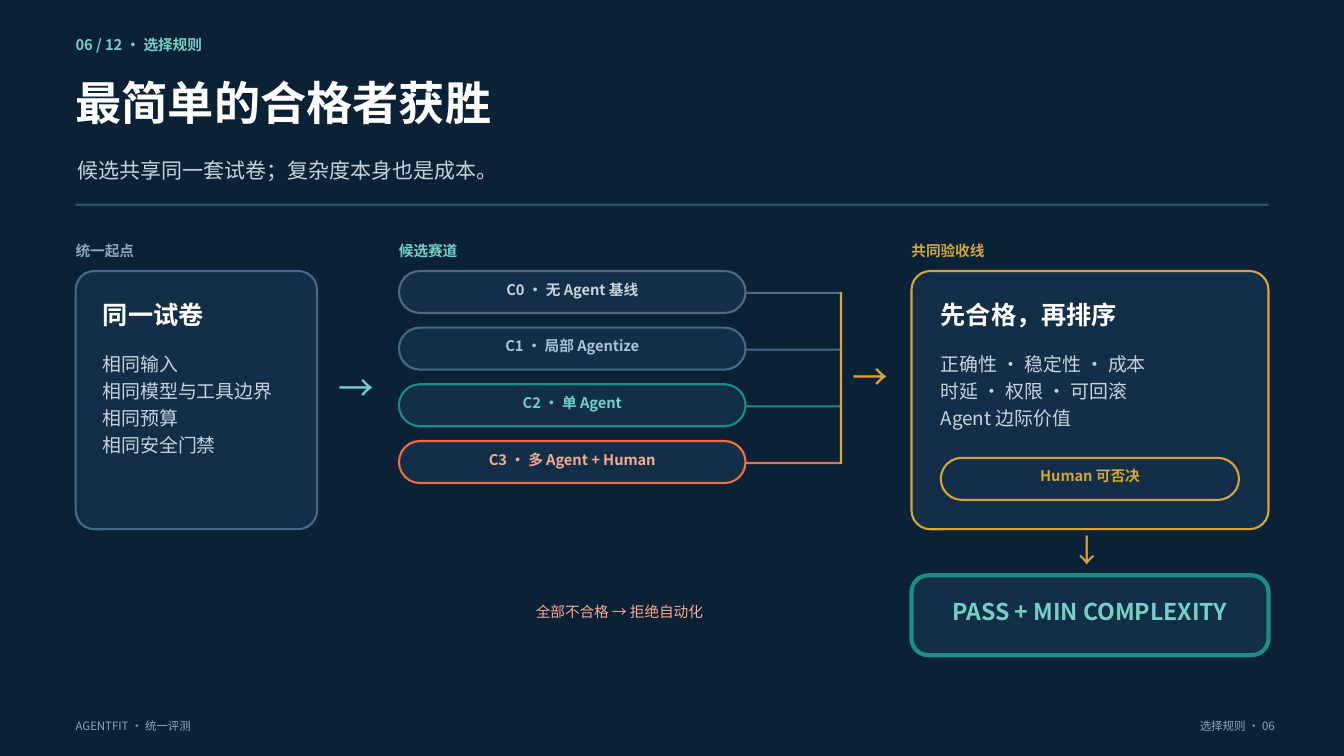
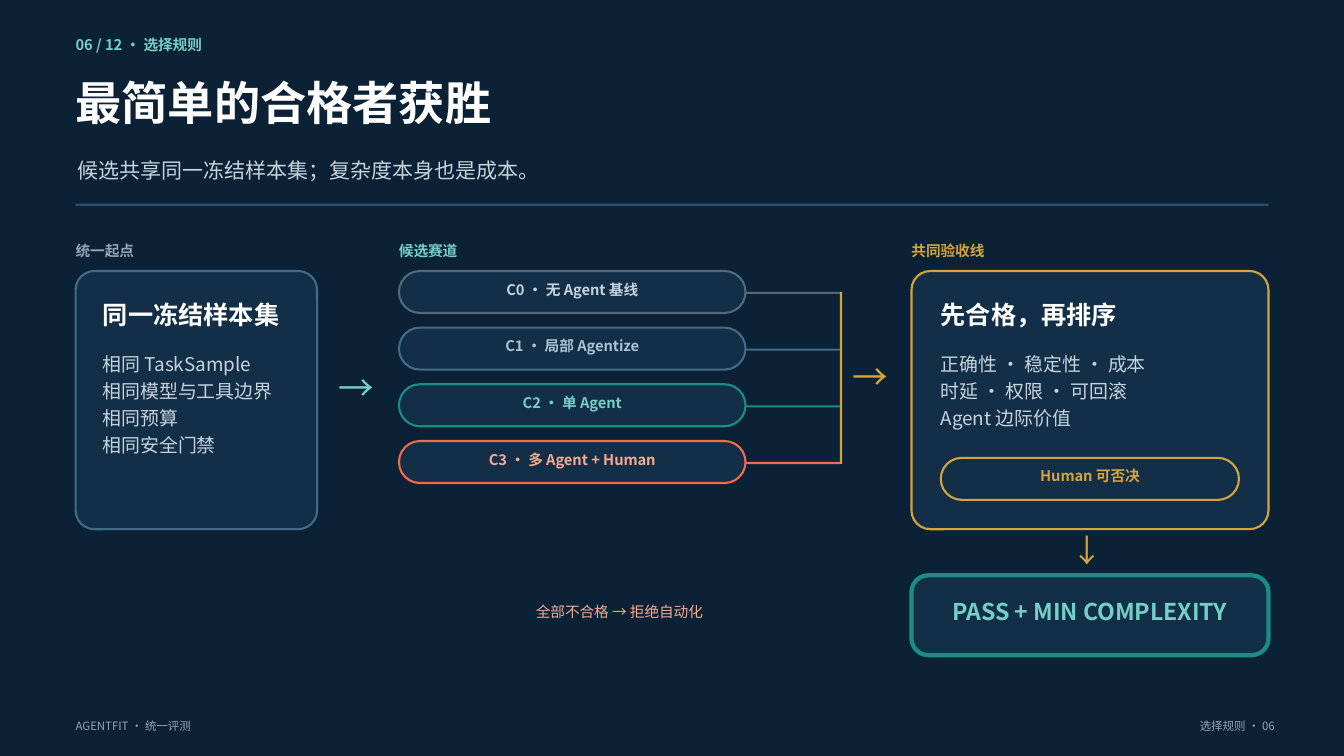
Before and after one commit to kailiangshang/agentfit, a slide deck: slide 6 of competition/2026-08-15/submission/agentfit-preliminary-draft.pptx. Drawn at 1344x756 pixels with LibreOffice and Linux fonts; fonts in the diff are those of the drawing. Boxes give left, top, right and bottom in pixels: in the first picture for what was removed or moved away, otherwise in the second. Text is boxed around its words. In the diff, an @@ line names an element or a change of style, - is before the commit and + after.

Commit message:
docs: rebuild sample-aware submission deck

```diff
--- a/competition/2026-08-15/submission/agentfit-preliminary-draft.pptx
+++ b/competition/2026-08-15/submission/agentfit-preliminary-draft.pptx
@@ text at box(78, 160, 540, 181): text changed @@
-候选共享同一套试卷；复杂度本身也是成本。
+候选共享同一冻结样本集；复杂度本身也是成本。
@@ text at box(103, 302, 279, 327): text changed @@
-同一试卷
+同一冻结样本集
@@ text at box(103, 355, 251, 376): text changed @@
-相同输入
+相同 TaskSample
```
Also in this commit, not shown: 3 other slides changed, 1 other file.
